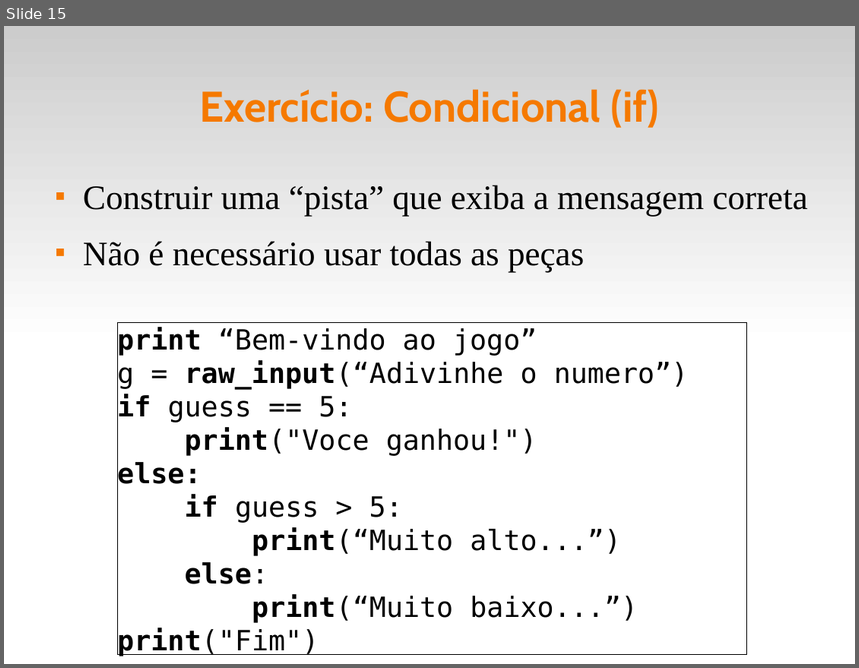
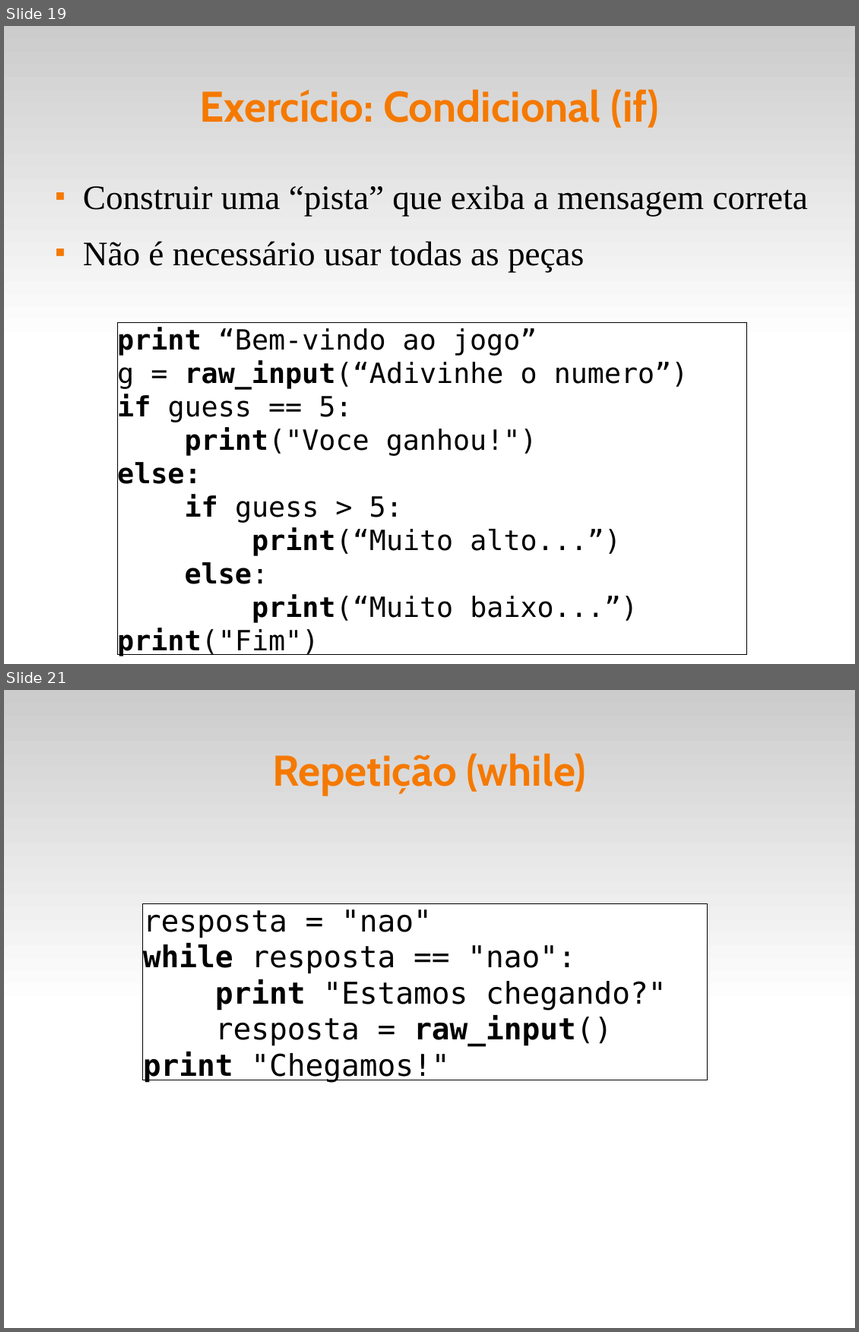
Before and after one commit to fsantanna-uerj/IPD, a slide deck: slides/ipd-03.odp. Shown one above the other, each under a label of ours: slide 15 before the commit, slides 19 and 21 after it; the slides between them are not shown. The pictures are 859x668 and 859x1332 pixels, drawn with LibreOffice and Linux fonts; fonts in the diff are those of the drawing. Boxes give left, top, right and bottom in pixels: in the first picture for what was removed or moved away, otherwise in the second. Text is boxed around its words. In the diff, an @@ line names an element or a change of style, - is before the commit and + after.

```diff
--- a/slides/ipd-03.odp
+++ b/slides/ipd-03.odp
@@ slide 21 added at <box>4,690,855,1328</box>, background #FFFFFF; not listed: 1 template element that a slide beside it also shows @@
@@ title added at <box>272,753,587,796</box>, 40 pt, text #F57900, bold @@
+Repetição (while)
@@ rectangle added at <box>143,904,708,1081</box>, fill #FFFFFF, outline #000000 0 pt, 28 pt, text #000000 @@
+resposta = "nao"
+while resposta == "nao":
+print "Estamos chegando?"
+resposta = raw_input()
+print "Chegamos!"
@@ what was slide 15 is now slide 19 @@
```
Also in this commit, not shown: 3 slides changed, 9 other slides added, 3 other files.
